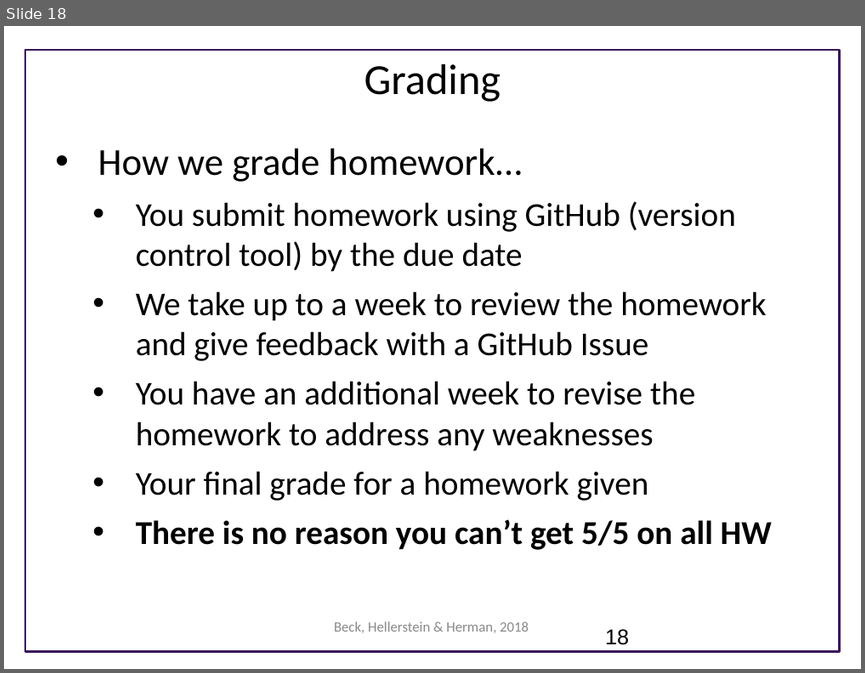
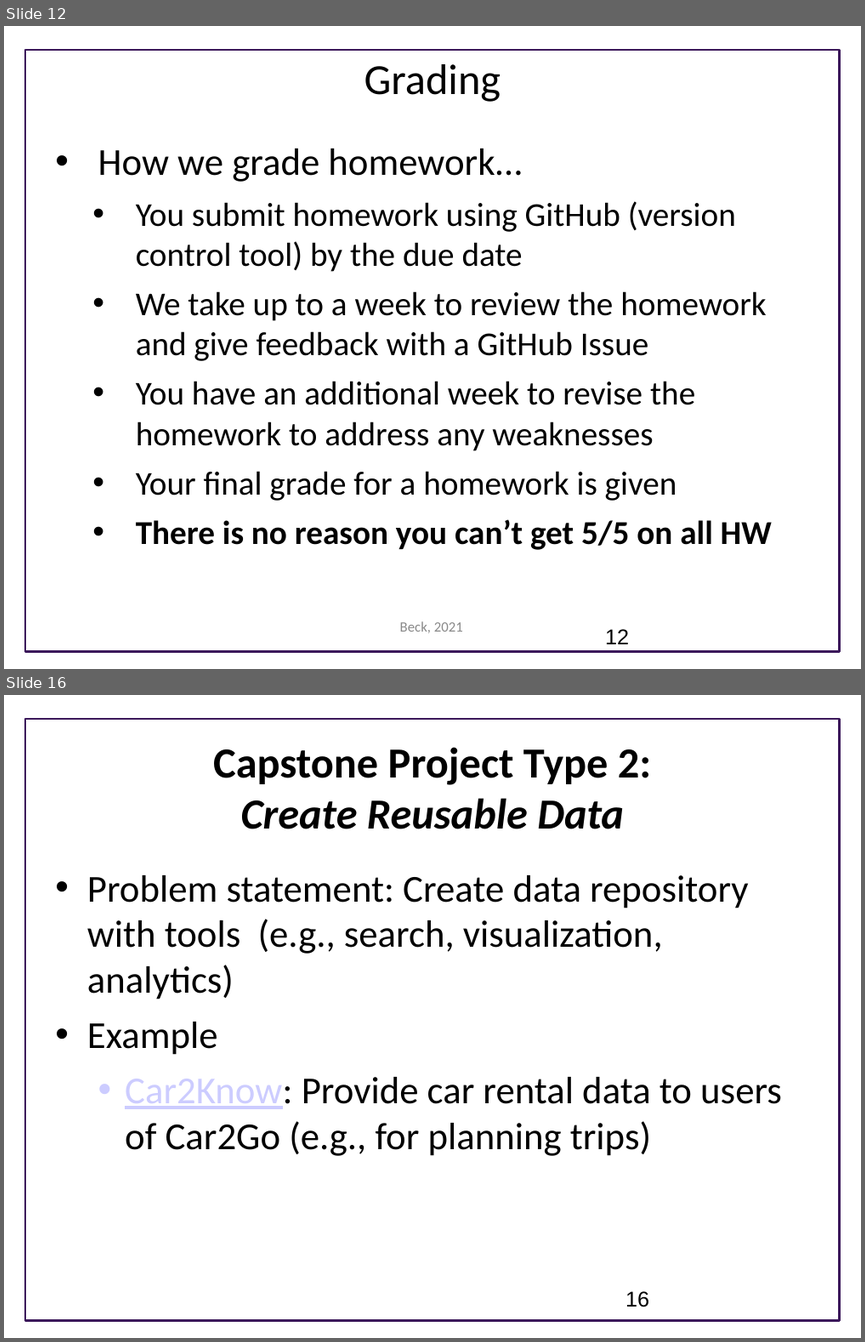
Before and after one commit to UWSEDS/lecture-materials, a slide deck: 01_overview/Course Introduction.pptx. Shown one above the other, each under a label of ours: slide 18 before the commit, slides 12 and 16 after it; the slides between them are not shown. The pictures are 865x673 and 865x1342 pixels, drawn with LibreOffice and Linux fonts; fonts in the diff are those of the drawing; background and template pictures are left out. Boxes give left, top, right and bottom in pixels: in the first picture for what was removed or moved away, otherwise in the second. Text is boxed around its words. In the diff, an @@ line names an element or a change of style, - is before the commit and + after.

```diff
--- a/01_overview/Course Introduction.pptx
+++ b/01_overview/Course Introduction.pptx
@@ slide 16 added at box(4, 695, 861, 1338), background #FFFFFF; not listed: 1 template element that a slide beside it also shows @@
@@ text added at box(213, 747, 651, 829), 36 pt, text #000000, bold @@
+Capstone Project Type 2:
+Create Reusable Data
@@ text added at box(87, 875, 782, 1156), 32 pt, text #000000 @@
+• Problem statement: Create data repository with tools (e.g., search, visualization, analytics)
+• Example
+  • Car2Know: Provide car rental data to users of Car2Go (e.g., for planning trips)
@@ page number added at box(625, 1291, 649, 1307), 18 pt, text #000000 @@
+16
@@ what was slide 18 is now slide 12 @@
@@ slide 12 changed as well @@
@@ text at box(136, 471, 677, 500): text changed @@
-  • Your final grade for a homework given
+  • Your final grade for a homework is given
@@ text at box(400, 621, 463, 633): text changed @@
-Beck, Hellerstein & Herman, 2018
+Beck, 2021
@@ page number at box(605, 629, 629, 644): text changed @@
-18
+12
```
Also in this commit, not shown: 12 other slides changed, 11 other slides added, 6 slides removed.
